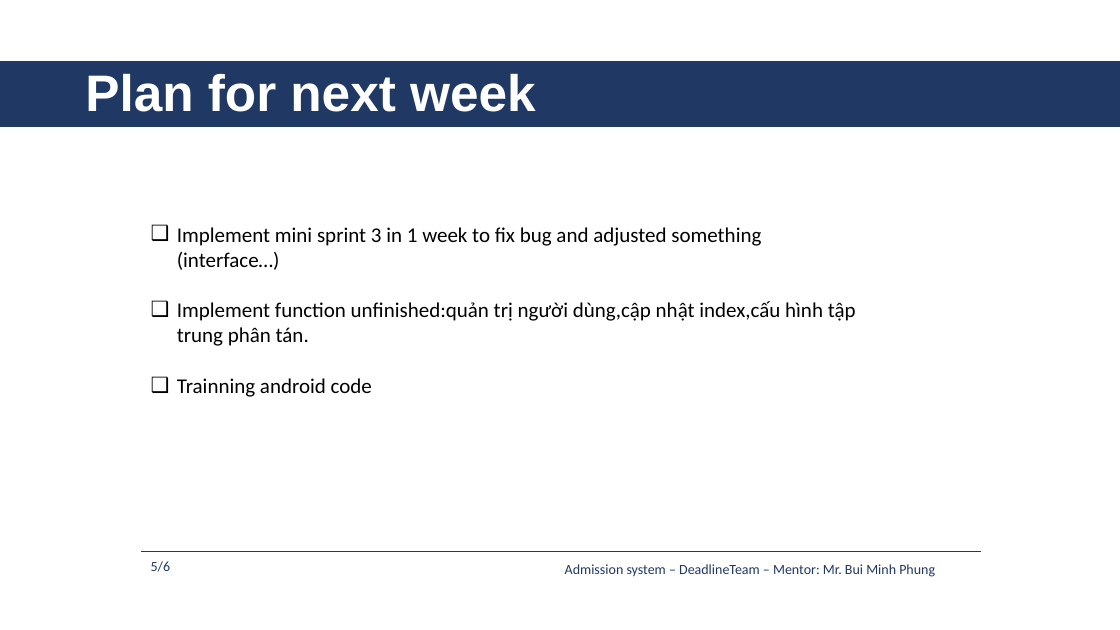
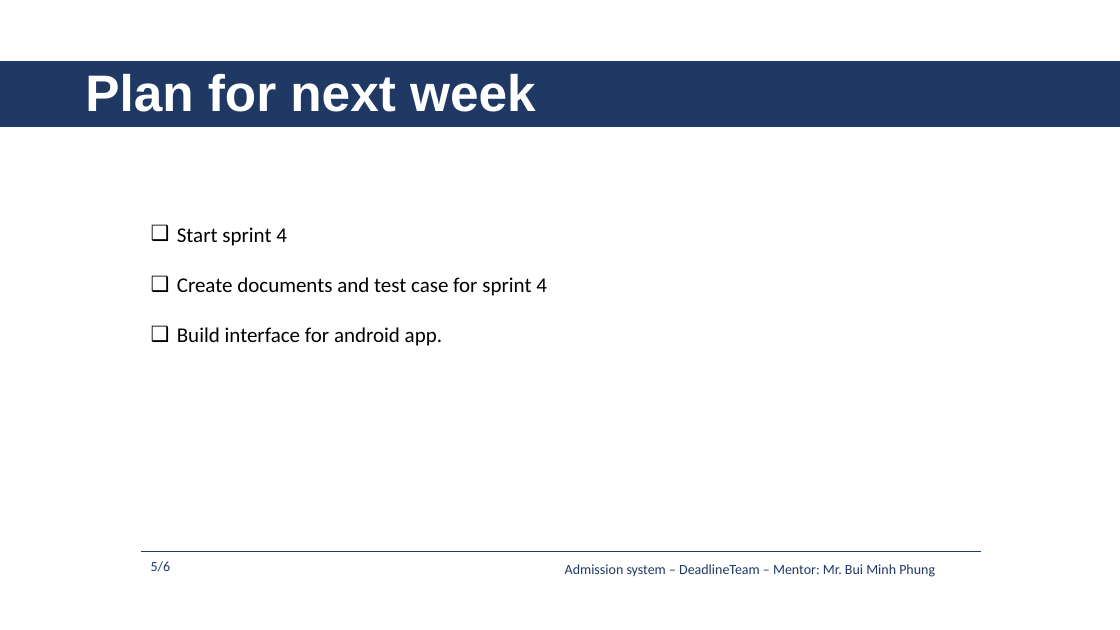
Before and after one commit to daotk/cap-deadline, a slide deck: slide 8 of 9. Presentation/AS_DeadlineTeam_Week24.pptx. Drawn at 1120x630 pixels with LibreOffice and Linux fonts; fonts in the diff are those of the drawing. Boxes give left, top, right and bottom in pixels: in the first picture for what was removed or moved away, otherwise in the second. Text is boxed around its words. In the diff, an @@ line names an element or a change of style, - is before the commit and + after.

```diff
--- a/9. Presentation/AS_DeadlineTeam_Week24.pptx
+++ b/9. Presentation/AS_DeadlineTeam_Week24.pptx
@@ text at box(177, 227, 547, 346): text changed @@
-❑ Implement mini sprint 3 in 1 week to fix bug and adjusted something (interface…)
-❑ Implement function unfinished:quản trị người dùng,cập nhật index,cấu hình tập trung phân tán.
-❑ Trainning android code
+❑ Start sprint 4
+❑ Create documents and test case for sprint 4
+❑ Build interface for android app.
```
Also in this commit, not shown: 1 other slide changed, 4 other files.
